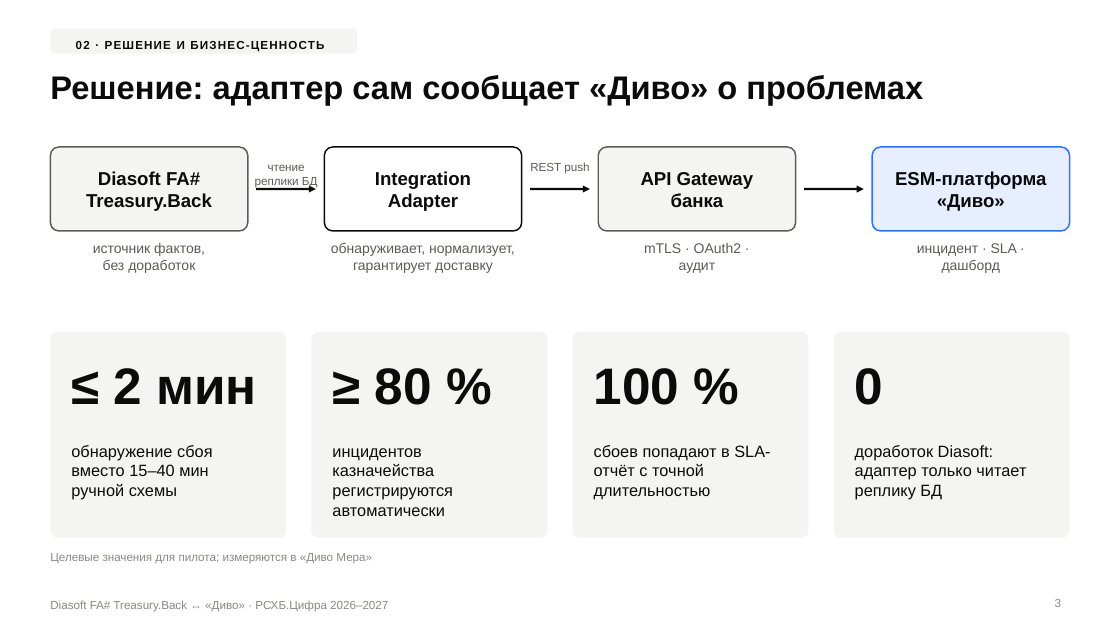
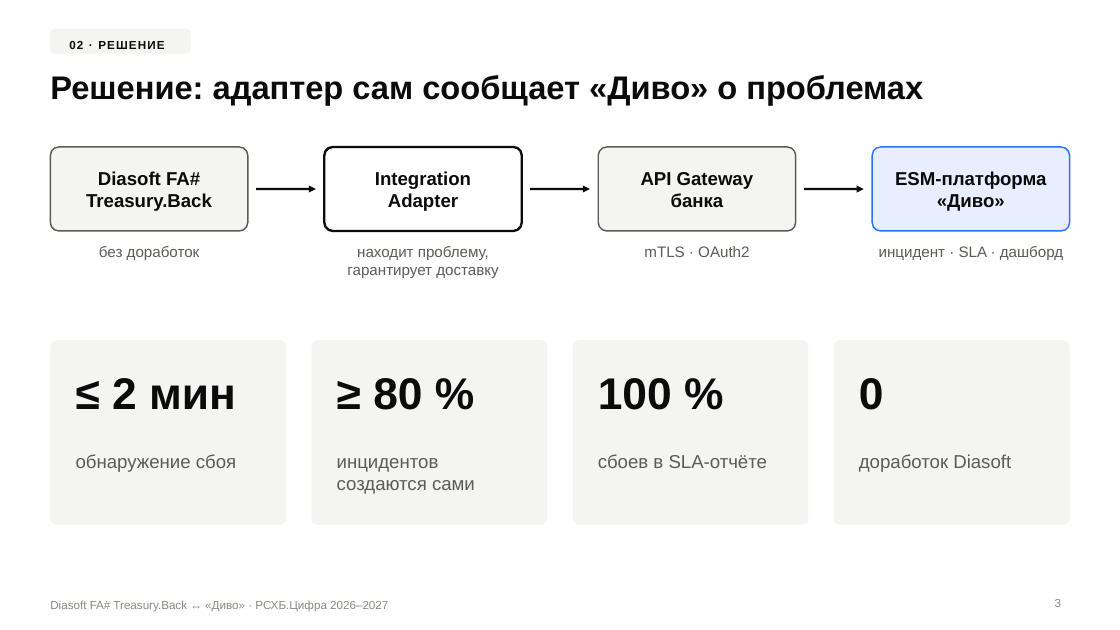
Before and after one commit to schierketsu/rshb, a slide deck: slide 3 of presentation/Diasoft-Divo-integration.pptx. Drawn at 1120x630 pixels with LibreOffice and Linux fonts; fonts in the diff are those of the drawing. Boxes give left, top, right and bottom in pixels: in the first picture for what was removed or moved away, otherwise in the second. Text is boxed around its words. In the diff, an @@ line names an element or a change of style, - is before the commit and + after.

```diff
--- a/presentation/Diasoft-Divo-integration.pptx
+++ b/presentation/Diasoft-Divo-integration.pptx
@@ rounded rectangle "02 · РЕШЕНИЕ": place and size @@
-rounded rectangle "02 · РЕШЕНИЕ" at (50, 29, 357, 54)
+rounded rectangle "02 · РЕШЕНИЕ" at (50, 29, 191, 54)
@@ text in rounded rectangle at (69, 41, 164, 49): text changed @@
-02 · РЕШЕНИЕ И БИЗНЕС-ЦЕННОСТЬ
+02 · РЕШЕНИЕ
@@ text removed at (255, 165, 318, 188) @@
-чтение реплики БД
@@ text removed at (530, 162, 589, 174) @@
-REST push
@@ text "без доработок" at (99, 246, 200, 260): size 12 to 13 pt @@
@@ text at (93, 243, 205, 256): paragraph removed @@
-источник фактов,
@@ text at (347, 267, 498, 278): size 12 to 13 pt in "гарантирует доставку" @@
@@ text at (357, 246, 489, 260): text changed; size 12 to 13 pt @@
-обнаруживает, нормализует,
+находит проблему,
@@ text at (644, 246, 749, 257): text changed; size 12 to 13 pt @@
-mTLS · OAuth2 ·
-аудит
+mTLS · OAuth2
@@ text at (879, 246, 1063, 260): text changed; size 12 to 13 pt @@
-инцидент · SLA ·
-дашборд
+инцидент · SLA · дашборд
@@ rounded rectangle: place and size @@
-rounded rectangle at (50, 332, 287, 538)
+rounded rectangle at (50, 340, 287, 525)
@@ rounded rectangle: place and size @@
-rounded rectangle at (312, 332, 548, 538)
+rounded rectangle at (312, 340, 548, 525)
@@ rounded rectangle: place and size @@
-rounded rectangle at (573, 332, 809, 538)
+rounded rectangle at (573, 340, 809, 525)
@@ proportions changed in 4 elements at (50, 340, 287, 525), (312, 340, 548, 525), (573, 340, 809, 525), (833, 340, 1070, 525) @@
@@ rounded rectangle: place and size @@
-rounded rectangle at (833, 332, 1070, 538)
+rounded rectangle at (833, 340, 1070, 525)
@@ text "≤ 2 мин": place and size @@
-text "≤ 2 мин" at (114, 368, 256, 404)
+text "≤ 2 мин" at (112, 378, 236, 409)
@@ text "≥ 80 %": place and size @@
-text "≥ 80 %" at (375, 368, 432, 405)
+text "≥ 80 %" at (373, 378, 422, 410)
@@ text "100 %": place and size @@
-text "100 %" at (594, 368, 680, 405)
+text "100 %" at (598, 378, 672, 410)
@@ size 44 to 38 pt in 4 elements at (112, 378, 236, 409), (373, 378, 422, 410), (598, 378, 672, 410), (859, 378, 884, 410) @@
@@ text "0": place and size @@
-text "0" at (855, 368, 884, 405)
+text "0" at (859, 378, 884, 410)
@@ text at (76, 454, 236, 472): text changed; size 14 to 16 pt; text colour #0B0B0B to #5C5B57 @@
-обнаружение сбоя вместо 15–40 мин ручной схемы
+обнаружение сбоя
@@ text at (337, 458, 475, 494): text changed; size 14 to 16 pt; text colour #0B0B0B to #5C5B57 @@
-инцидентов казначейства регистрируются автоматически
+инцидентов создаются сами
@@ text at (598, 454, 767, 468): text changed; size 14 to 16 pt; text colour #0B0B0B to #5C5B57 @@
-сбоев попадают в SLA-отчёт с точной длительностью
+сбоев в SLA-отчёте
@@ text at (859, 454, 1011, 472): text changed; size 14 to 16 pt; text colour #0B0B0B to #5C5B57 @@
-доработок Diasoft: адаптер только читает реплику БД
+доработок Diasoft
@@ text removed at (50, 553, 372, 563) @@
-Целевые значения для пилота; измеряются в «Диво Мера»
```
Also in this commit, not shown: 5 other slides changed, 11 slides added, 17 slides removed, 9 other files.
